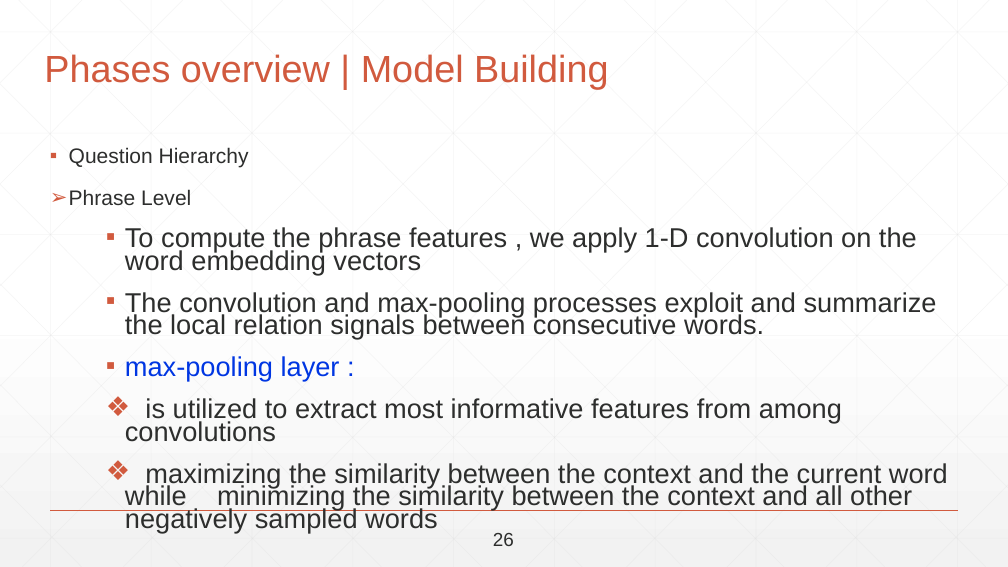
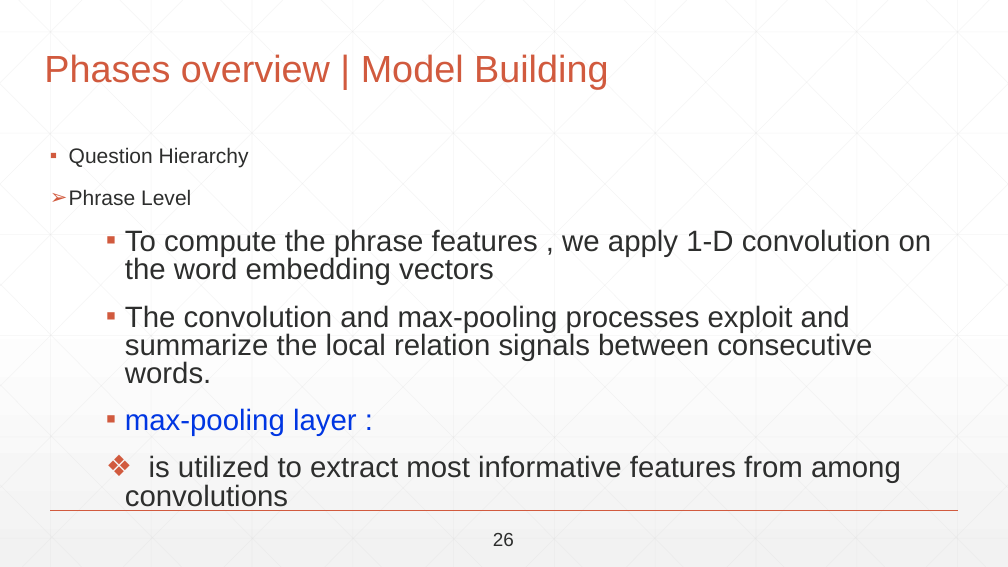
Before and after one commit to abdallahshaaban/Visual-Question-Answering, a slide deck: slide 39 of Second Seminar/Visual-QA-Second-Seminar-2017.pptx (slide 40 before the commit). Drawn at 1008x567 pixels with LibreOffice and Linux fonts; fonts in the diff are those of the drawing. Boxes give left, top, right and bottom in pixels: in the first picture for what was removed or moved away, otherwise in the second. Text is boxed around its words. In the diff, an @@ line names an element or a change of style, - is before the commit and + after.

```diff
--- a/Second Seminar/Visual-QA-Second-Seminar-2017.pptx
+++ b/Second Seminar/Visual-QA-Second-Seminar-2017.pptx
@@ text "To compute the phrase features ..." at box(125, 229, 932, 511): size 25.9 to 28 pt; line spacing 0.7 to 0.8 @@
@@ text at box(125, 463, 948, 533): paragraph removed @@
-❖ maximizing the similarity between the context and the current word while minimizing the similarity between the context and all other negatively sampled words
```
Also in this commit, not shown: 16 other slides changed, 7 slides removed.
